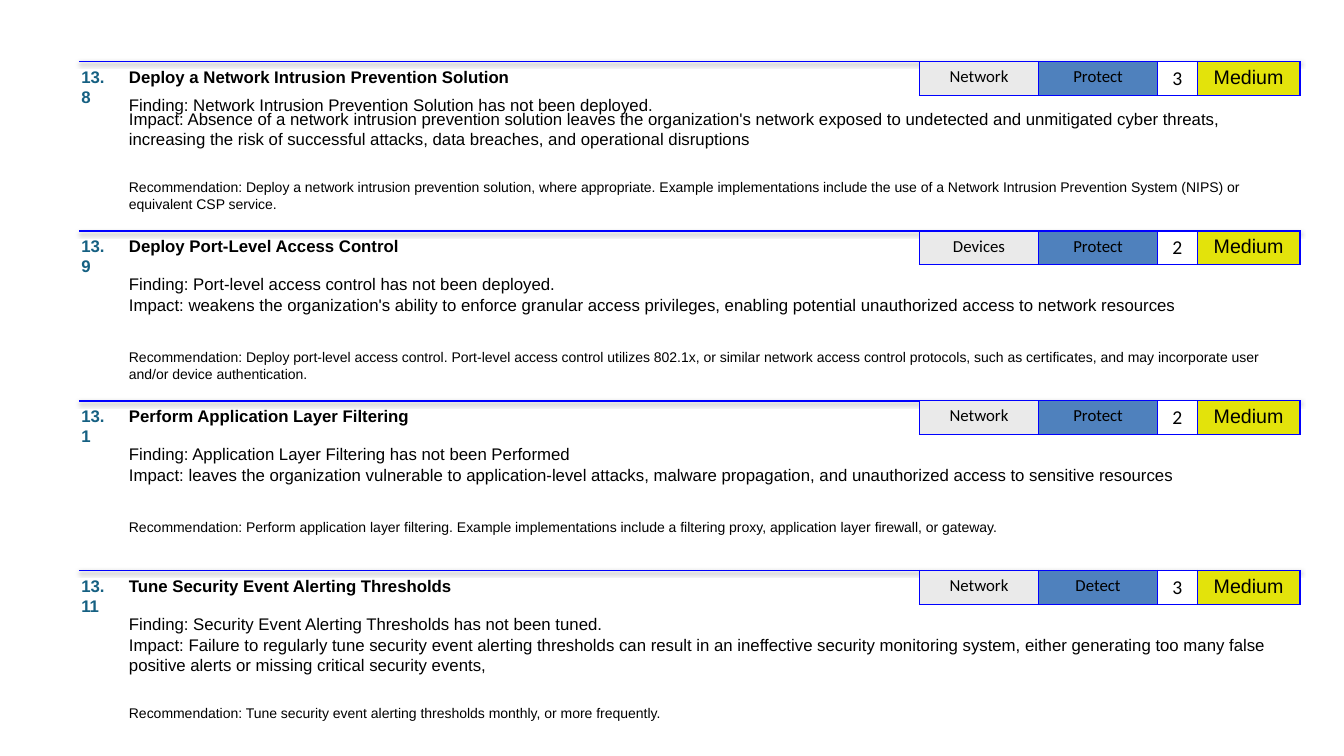
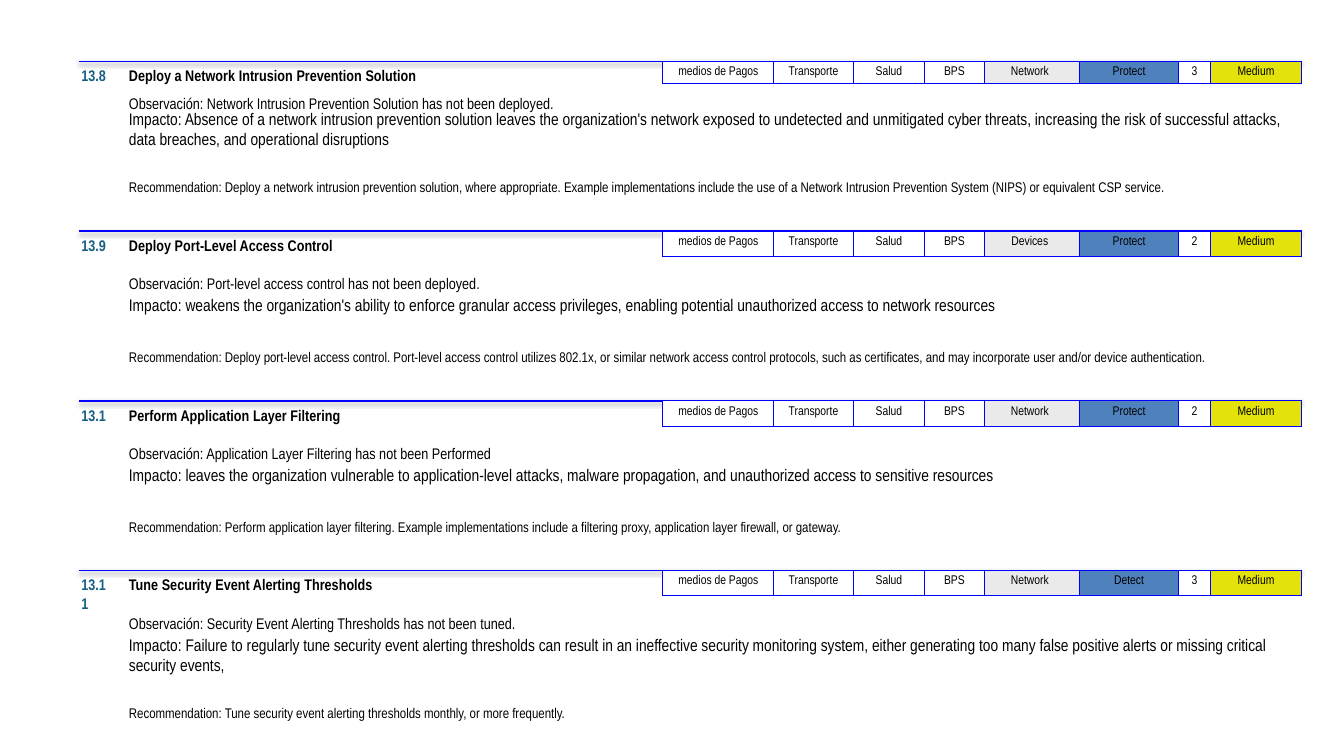
Before and after one commit to lablanco/PowerPointAutomation, a slide deck: slide 35 of ppts/0001_SUMMARY.pptx (slide 34 before the commit). Drawn at 1344x756 pixels with LibreOffice and Linux fonts; fonts in the diff are those of the drawing. Boxes give left, top, right and bottom in pixels: in the first picture for what was removed or moved away, otherwise in the second. Text is boxed around its words. In the diff, an @@ line names an element or a change of style, - is before the commit and + after.

```diff
--- a/ppts/0001_SUMMARY.pptx
+++ b/ppts/0001_SUMMARY.pptx
@@ table added at [662, 62, 984, 82], 1 rows, 4 columns @@
+medios de Pagos | Transporte | Salud | BPS
@@ table at [980, 62, 1301, 82] @@
@@ size 12 to 9 pt in "Network", "Protect" @@
@@ font Calibri to Arial Narrow in "Network", "Protect", "3" @@
@@ size 14 to 9 pt in "3", "Medium" @@
@@ font Arial to Arial Narrow in "Medium" @@
@@ table: place and size @@
-table at [920, 62, 1300, 93]
+table at [980, 62, 1301, 82]
@@ text at [129, 111, 1280, 149]: text changed; font Arial to Arial Narrow @@
-Impact: Absence of a network intrusion prevention solution leaves the organization's network exposed to undetected and unmitigated cyber threats, increasing the risk of successful attacks, data breaches, and operational disruptions
+Impacto: Absence of a network intrusion prevention solution leaves the organization's network exposed to undetected and unmitigated cyber threats, increasing the risk of successful attacks, data breaches, and operational disruptions
@@ text at [129, 97, 554, 113]: text changed; size 12 to 11 pt; font Arial to Arial Narrow @@
-Finding: Network Intrusion Prevention Solution has not been deployed.
+Observación: Network Intrusion Prevention Solution has not been deployed.
@@ table added at [662, 231, 984, 252], 1 rows, 4 columns @@
+medios de Pagos | Transporte | Salud | BPS
@@ table at [980, 231, 1301, 251] @@
@@ size 12 to 9 pt in "Devices", "Protect" @@
@@ font Calibri to Arial Narrow in "Devices", "Protect", "2" @@
@@ size 14 to 9 pt in "2", "Medium" @@
@@ font Arial to Arial Narrow in "Medium" @@
@@ table: place and size @@
-table at [920, 231, 1300, 262]
+table at [980, 231, 1301, 251]
@@ text at [129, 299, 995, 315]: text changed; font Arial to Arial Narrow @@
-Impact: weakens the organization's ability to enforce granular access privileges, enabling potential unauthorized access to network resources
+Impacto: weakens the organization's ability to enforce granular access privileges, enabling potential unauthorized access to network resources
@@ text at [129, 277, 480, 292]: text changed; size 12 to 11 pt; font Arial to Arial Narrow @@
-Finding: Port-level access control has not been deployed.
+Observación: Port-level access control has not been deployed.
@@ table added at [662, 401, 984, 421], 1 rows, 4 columns @@
+medios de Pagos | Transporte | Salud | BPS
@@ table at [980, 401, 1301, 421] @@
@@ size 12 to 9 pt in "Network", "Protect" @@
@@ font Calibri to Arial Narrow in "Network", "Protect", "2" @@
@@ size 14 to 9 pt in "2", "Medium" @@
@@ font Arial to Arial Narrow in "Medium" @@
@@ table: place and size @@
-table at [920, 401, 1300, 433]
+table at [980, 401, 1301, 421]
@@ text at [129, 447, 491, 462]: text changed; size 12 to 11 pt; font Arial to Arial Narrow @@
-Finding: Application Layer Filtering has not been Performed
+Observación: Application Layer Filtering has not been Performed
@@ text at [129, 469, 993, 485]: text changed; font Arial to Arial Narrow @@
-Impact: leaves the organization vulnerable to application-level attacks, malware propagation, and unauthorized access to sensitive resources
+Impacto: leaves the organization vulnerable to application-level attacks, malware propagation, and unauthorized access to sensitive resources
@@ size 12 to 11 pt, font Arial to Arial Narrow in 8 elements at [81, 70, 106, 81], [129, 70, 417, 84], [81, 240, 106, 251], [129, 240, 333, 254], [81, 410, 106, 421], [129, 410, 340, 424], [81, 579, 106, 590], [129, 579, 372, 594] @@
@@ table added at [662, 571, 984, 591], 1 rows, 4 columns @@
+medios de Pagos | Transporte | Salud | BPS
@@ table at [980, 571, 1301, 591] @@
@@ size 12 to 9 pt in "Network", "Detect" @@
@@ font Calibri to Arial Narrow in "Network", "Detect", "3" @@
@@ size 14 to 9 pt in "3", "Medium" @@
@@ font Arial to Arial Narrow in "Medium" @@
@@ table: place and size @@
-table at [920, 571, 1300, 602]
+table at [980, 571, 1301, 591]
@@ text at [129, 617, 515, 632]: text changed; size 12 to 11 pt; font Arial to Arial Narrow @@
-Finding: Security Event Alerting Thresholds has not been tuned.
+Observación: Security Event Alerting Thresholds has not been tuned.
@@ text at [129, 639, 1266, 675]: text changed; font Arial to Arial Narrow @@
-Impact: Failure to regularly tune security event alerting thresholds can result in an ineffective security monitoring system, either generating too many false positive alerts or missing critical security events,
+Impacto: Failure to regularly tune security event alerting thresholds can result in an ineffective security monitoring system, either generating too many false positive alerts or missing critical security events,
@@ font Arial to Arial Narrow in 4 elements at [129, 182, 1164, 195], [129, 352, 1205, 365], [129, 522, 841, 535], [129, 708, 565, 721] @@
```
Also in this commit, not shown: 48 other slides changed, 1 slide added, 3 other files.
